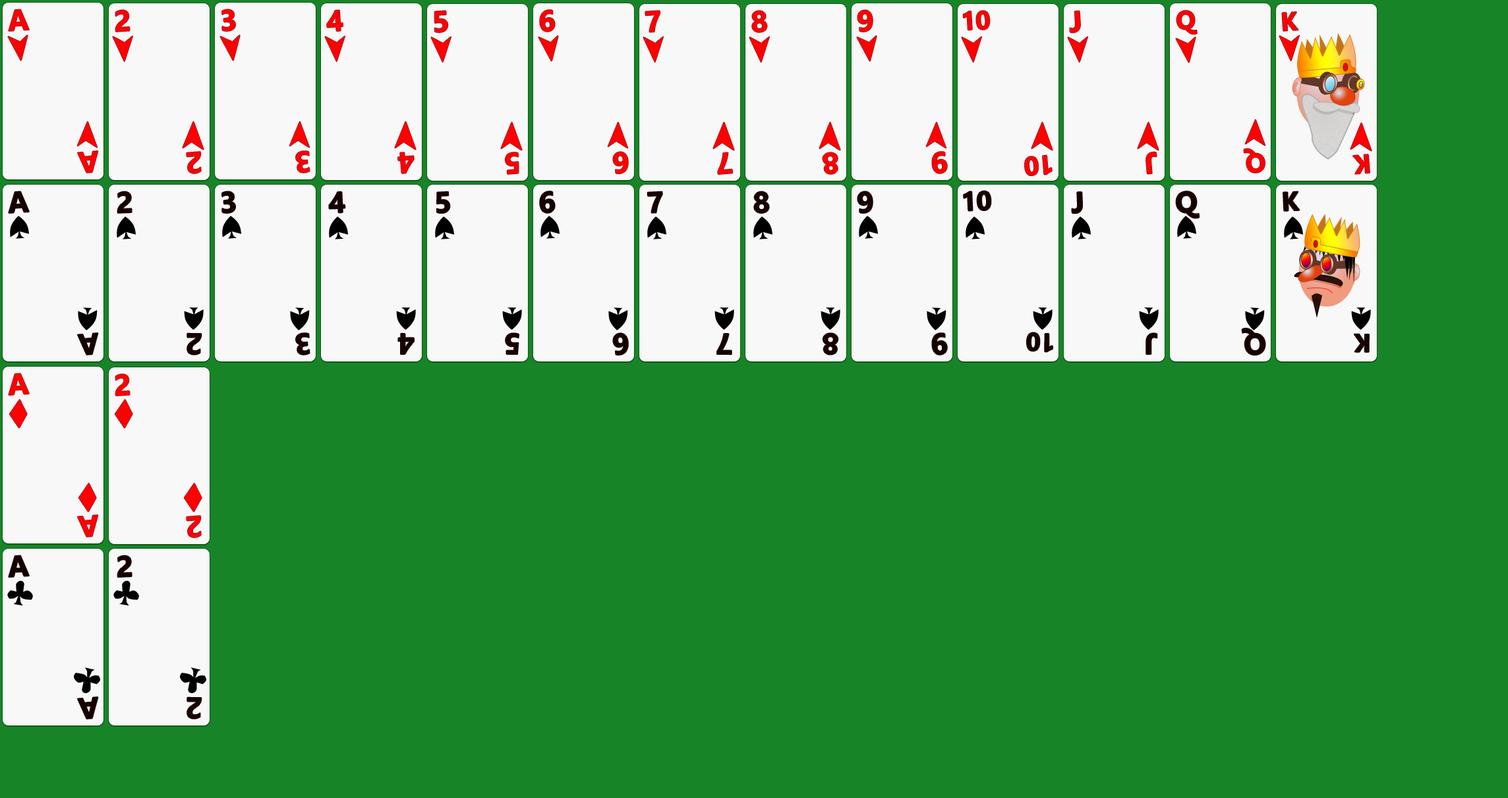
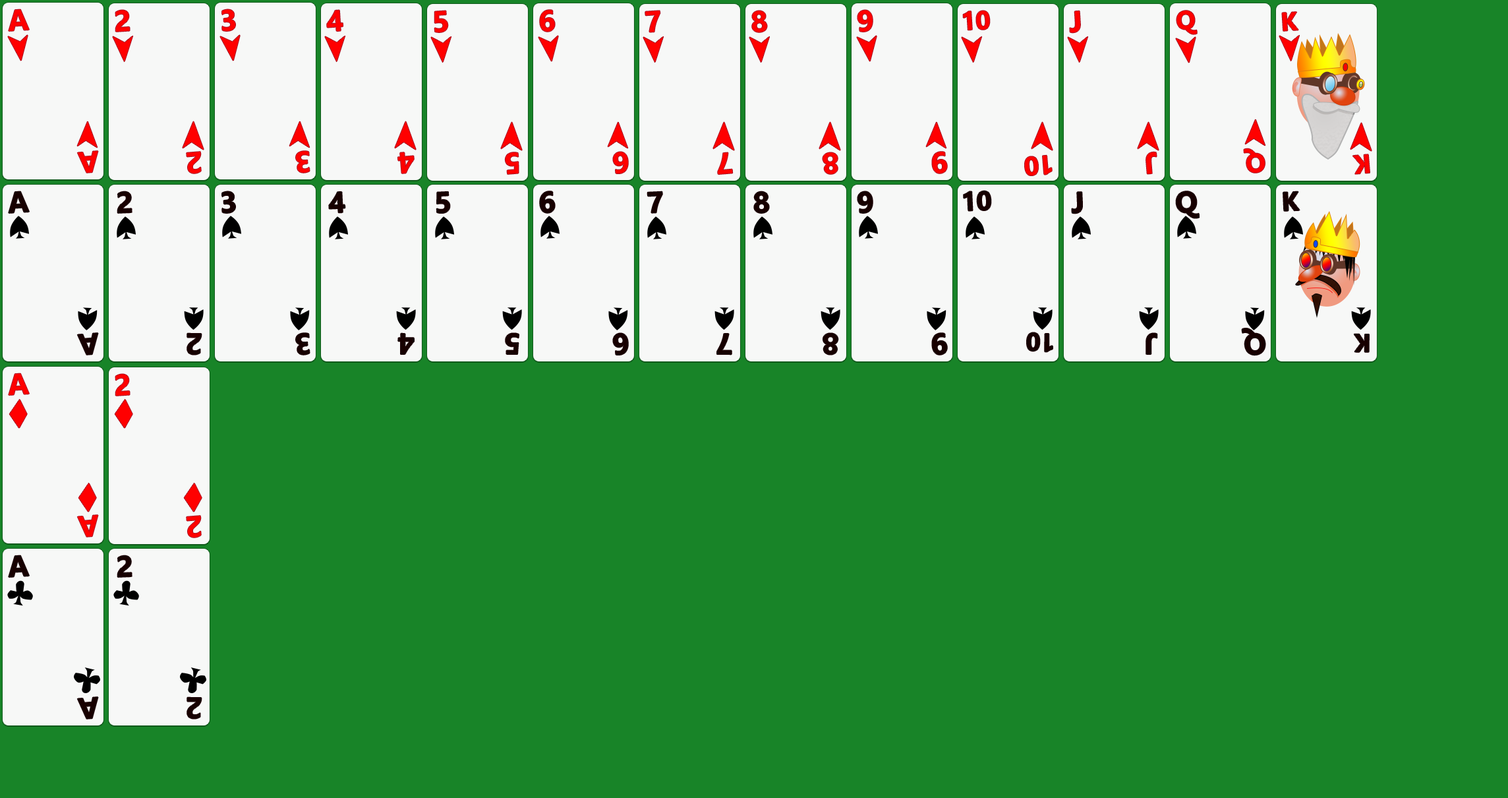
The second 1508 × 798 image is a revision of the first. Changes to its layers:
painted on "Shape 6" (1st of 2, in "KING_SPADE" › "CROWN") over 1304, 210, 1361, 248
painted on "mushe" over 1294, 271, 1344, 297
